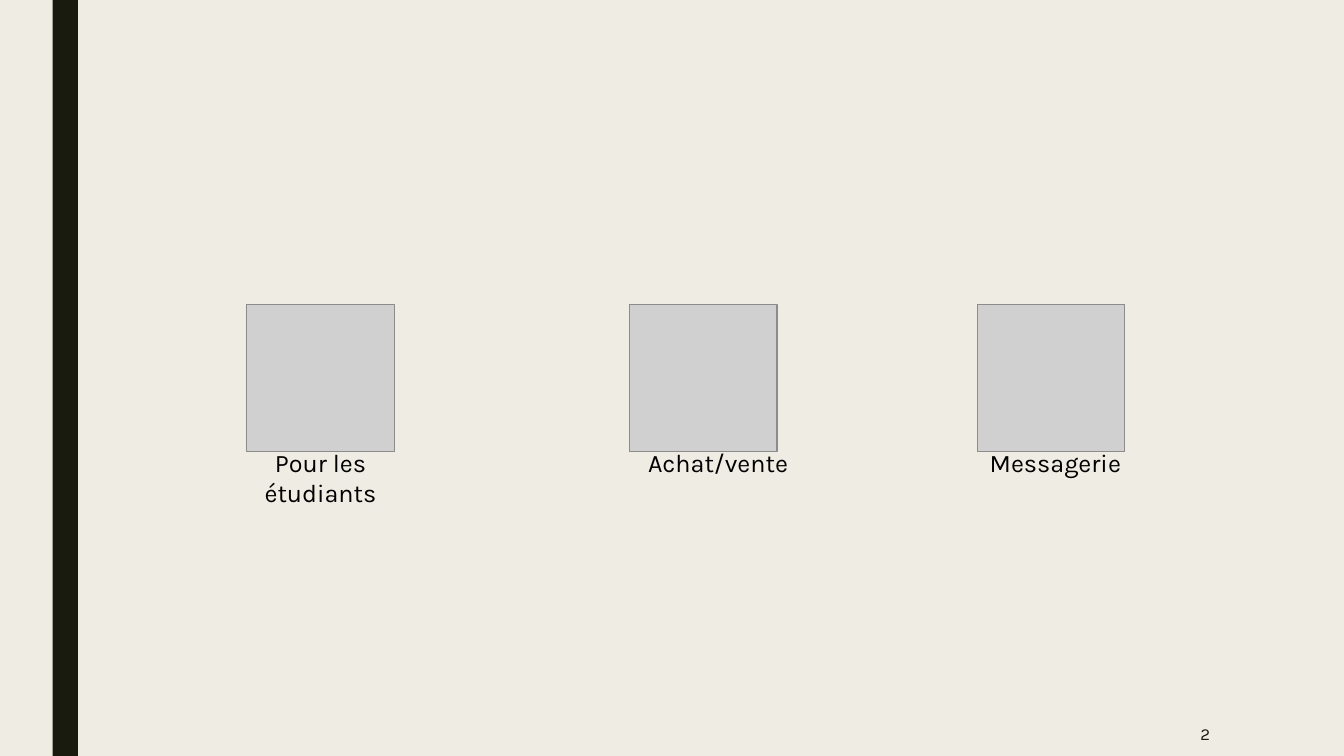
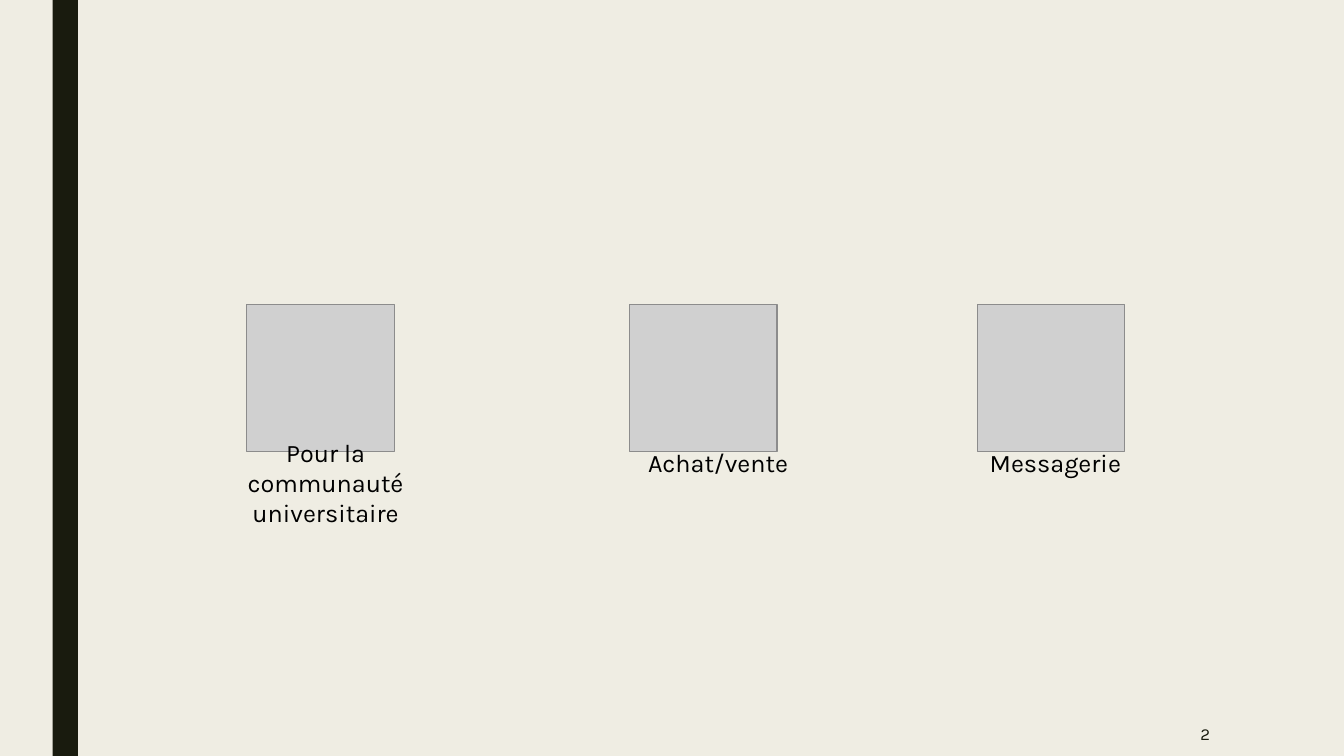
Before and after one commit to unige-pinfo-2019/PInfo2, a slide deck: slide 2 of Docs/Presentation/Pres_1.pptx. Drawn at 1344x756 pixels with LibreOffice and Linux fonts; fonts in the diff are those of the drawing; grey boxes stand for pictures. Boxes give left, top, right and bottom in pixels: in the first picture for what was removed or moved away, otherwise in the second. Text is boxed around its words. In the diff, an @@ line names an element or a change of style, - is before the commit and + after.

```diff
--- a/Docs/Presentation/Pres_1.pptx
+++ b/Docs/Presentation/Pres_1.pptx
@@ text at <box>248,445,404,523</box>: text changed @@
-Pour les étudiants
+Pour la communauté universitaire
```
Also in this commit, not shown: 1 other slide changed, 4 slides added, 1 slide removed.
